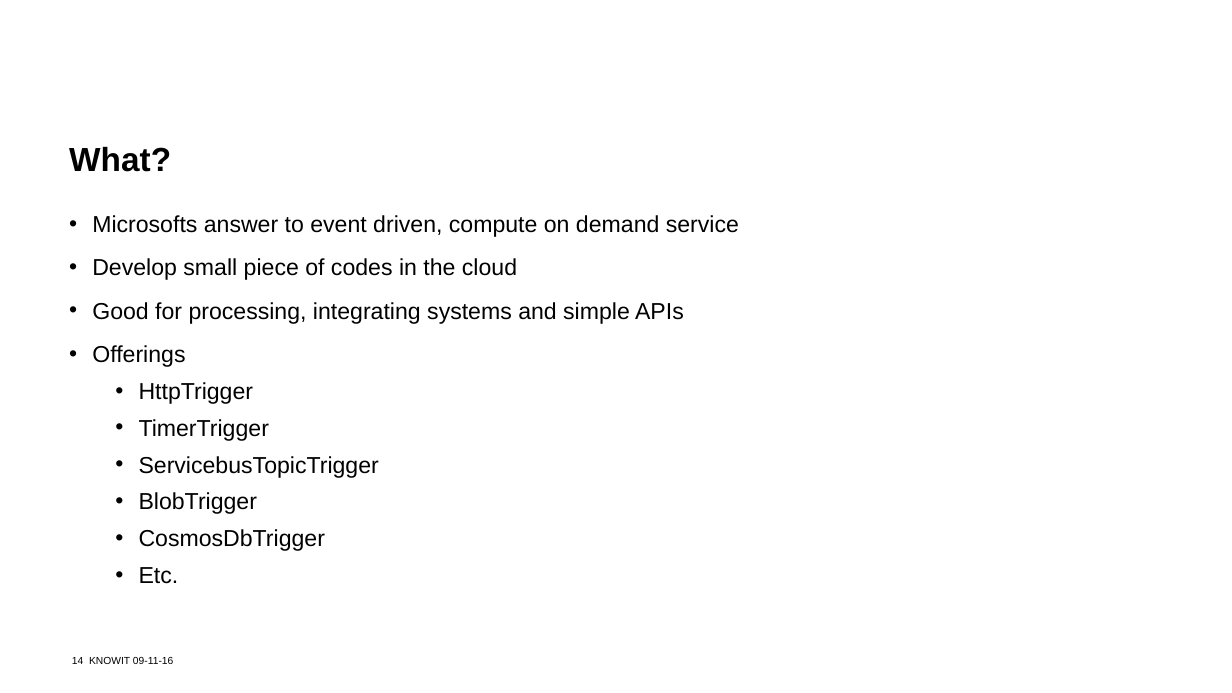
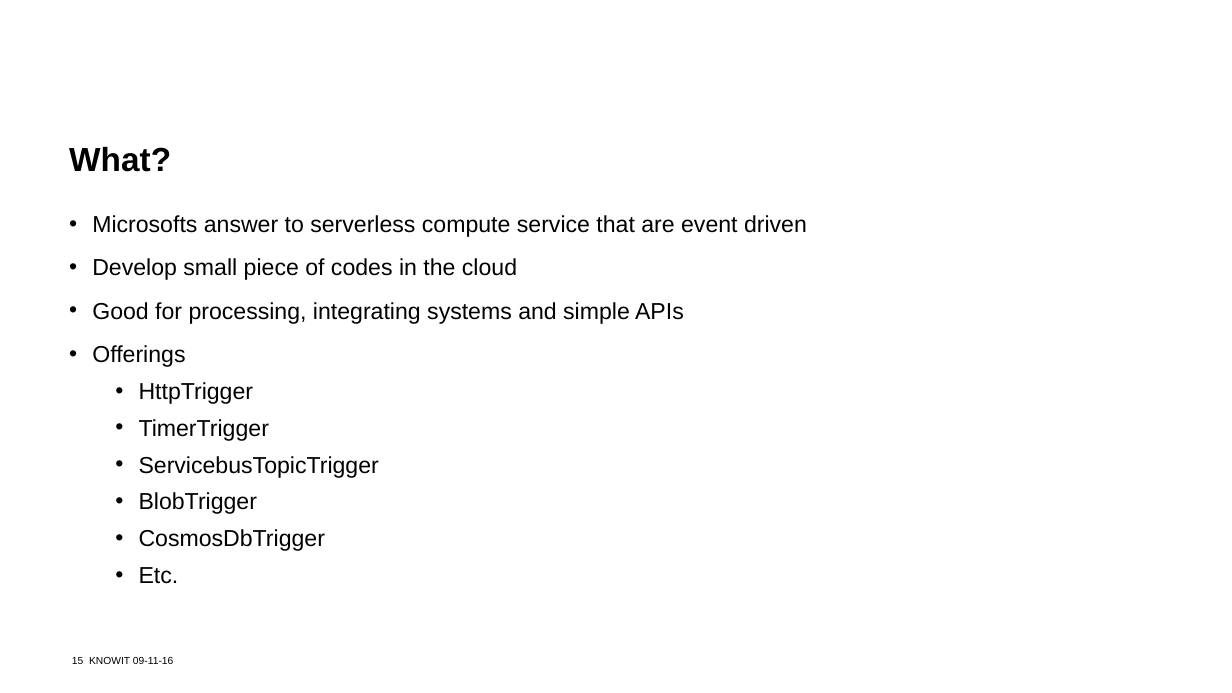
Before and after one commit to kkho/serverless-architecture-poc, a slide deck: slide 15 of Documents/Serverless-Architecture.pptx (slide 14 before the commit). Drawn at 1232x693 pixels with LibreOffice and Linux fonts; fonts in the diff are those of the drawing; background and template pictures are left out. Boxes give left, top, right and bottom in pixels: in the first picture for what was removed or moved away, otherwise in the second. Text is boxed around its words. In the diff, an @@ line names an element or a change of style, - is before the commit and + after.

```diff
--- a/Documents/Serverless-Architecture.pptx
+++ b/Documents/Serverless-Architecture.pptx
@@ text at [92,215,807,237]: text changed @@
-• Microsofts answer to event driven, compute on demand service
+• Microsofts answer to serverless compute service that are event driven
@@ text at [72,657,173,664]: text changed @@
-14 KNOWIT 09-11-16
+15 KNOWIT 09-11-16
```
Also in this commit, not shown: 1 other slide changed, 4 slides added, 2 other files.
